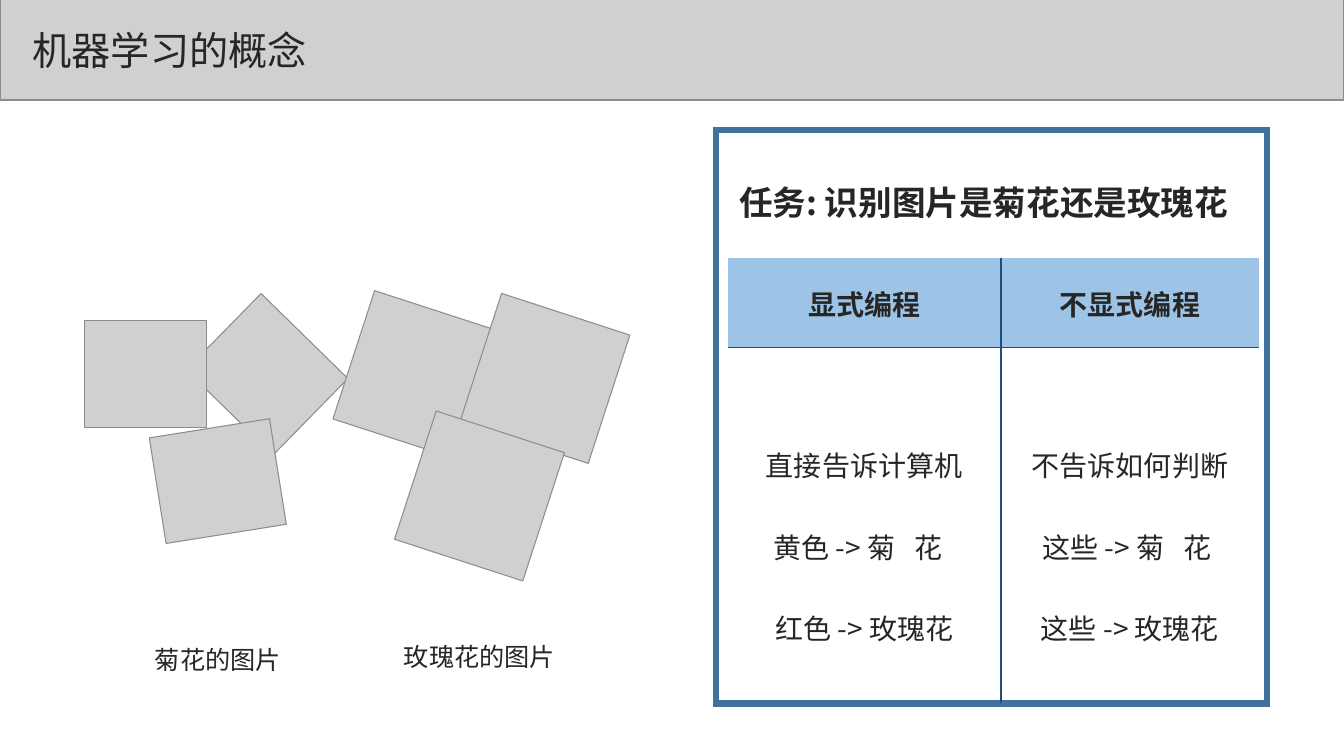
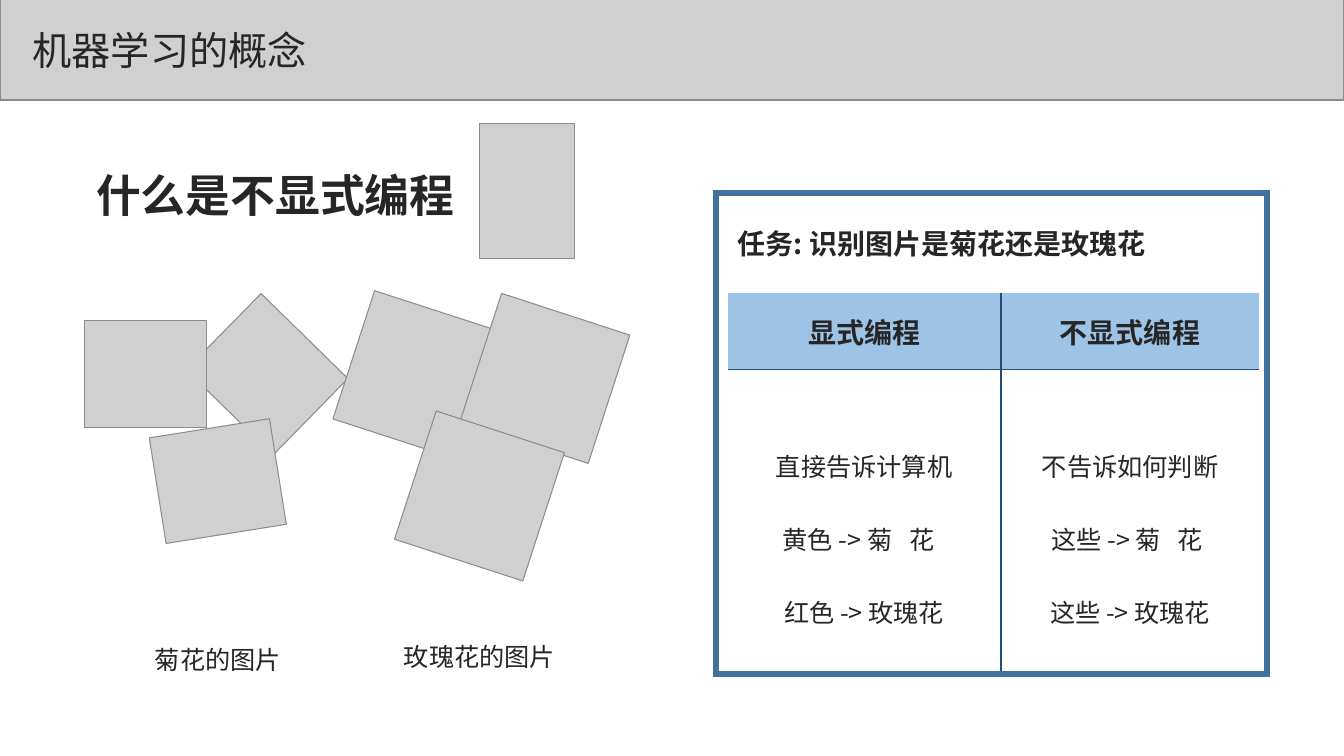
Before and after one commit to congcongshang/StudyNoteBook, a slide deck: slide 6 of 数学/机器学习.ppt. Drawn at 1344x756 pixels with LibreOffice and Linux fonts; fonts in the diff are those of the drawing; grey boxes stand for pictures. Boxes give left, top, right and bottom in pixels: in the first picture for what was removed or moved away, otherwise in the second. Text is boxed around its words. In the diff, an @@ line names an element or a change of style, - is before the commit and + after.

```diff
--- a/数学/机器学习.ppt
+++ b/数学/机器学习.ppt
@@ picture added at [479,123,574,259] @@
@@ text added at [96,173,454,216], 32 pt, text #262626, bold @@
+什么是不显式编程
@@ rectangle: place and size @@
-rectangle at [716,130,1267,703]
+rectangle at [716,192,1267,674]
@@ text "任务: 识别图片是菊花还是玫瑰花": place and size @@
-text "任务: 识别图片是菊花还是玫瑰花" at [739,186,1228,218]
+text "任务: 识别图片是菊花还是玫瑰花" at [737,230,1145,257]
@@ text "任务: 识别图片是菊花还是玫瑰花" at [737,230,1145,257]: size 24 to 20 pt @@
@@ table at [727,293,1259,671] @@
@@ size 20 to 18 pt in "直接告诉计算机", "黄色 -> 菊 花", "红色 -> 玫瑰花", "不告诉如何判断" and 2 more places @@
@@ table: place and size @@
-table at [727,258,1259,703]
+table at [727,293,1259,671]
```
Also in this commit, not shown: 8 other slides changed, 1 other file.
